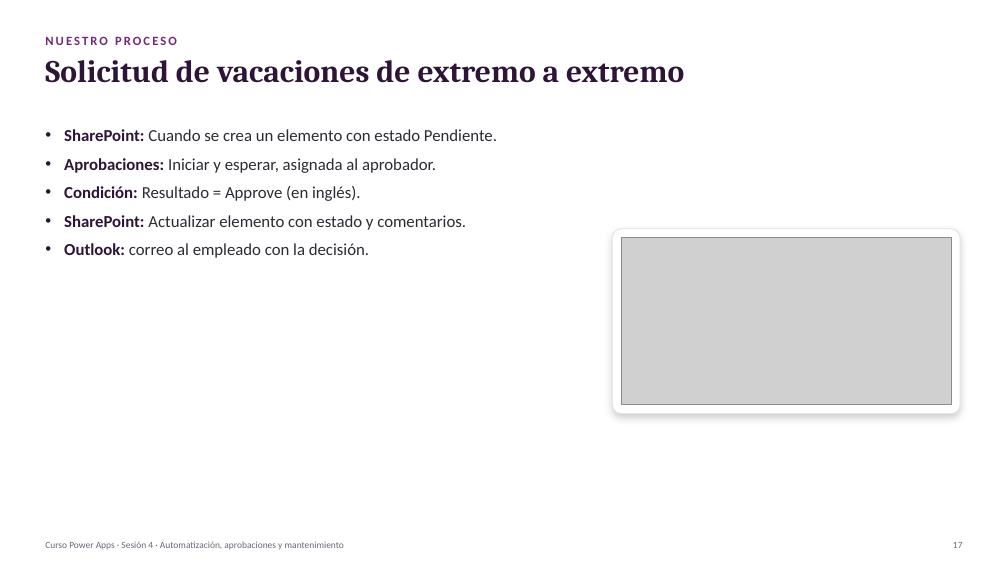
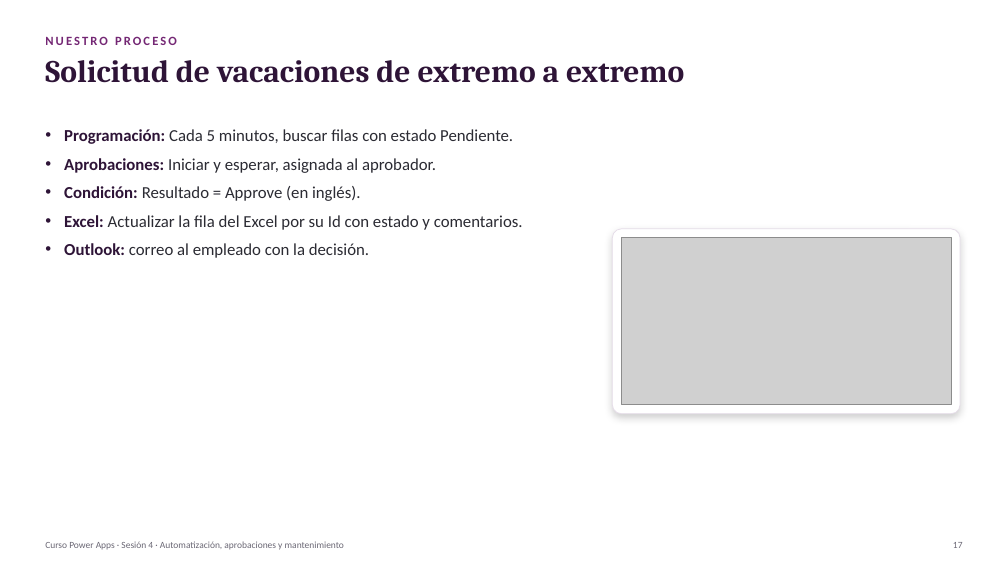
Before and after one commit to jorloicono/AF-POWER-APPS-FUNDAMENTOS, a slide deck: slide 17 of SESION_4/Sesion_4_Automatizacion_aprobaciones_mantenimiento.pptx. Drawn at 1008x567 pixels with LibreOffice and Linux fonts; fonts in the diff are those of the drawing; grey boxes stand for pictures. Boxes give left, top, right and bottom in pixels: in the first picture for what was removed or moved away, otherwise in the second. Text is boxed around its words. In the diff, an @@ line names an element or a change of style, - is before the commit and + after.

Commit message:
Todo el curso sobre Excel en OneDrive: practicas 3.1, 3.2, 4.1 y 4.2 sin SharePoint, nuevos libros de datos y presentaciones alineadas

```diff
--- a/SESION_4/Sesion_4_Automatizacion_aprobaciones_mantenimiento.pptx
+++ b/SESION_4/Sesion_4_Automatizacion_aprobaciones_mantenimiento.pptx
@@ text at box(64, 129, 513, 144): text changed @@
-• SharePoint: Cuando se crea un elemento con estado Pendiente.
+• Programación: Cada 5 minutos, buscar filas con estado Pendiente.
@@ text at box(64, 215, 523, 230): text changed @@
-• SharePoint: Actualizar elemento con estado y comentarios.
+• Excel: Actualizar la fila del Excel por su Id con estado y comentarios.
```
Also in this commit, not shown: 7 other slides changed, 12 other files.
